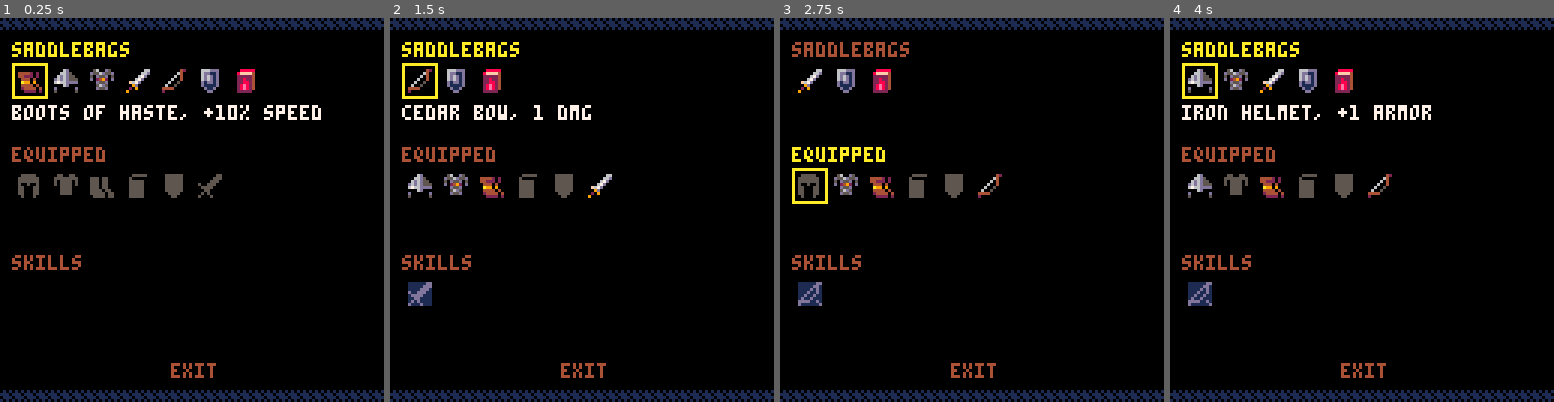
Above: before the commit, frames 1-4 (left to right).
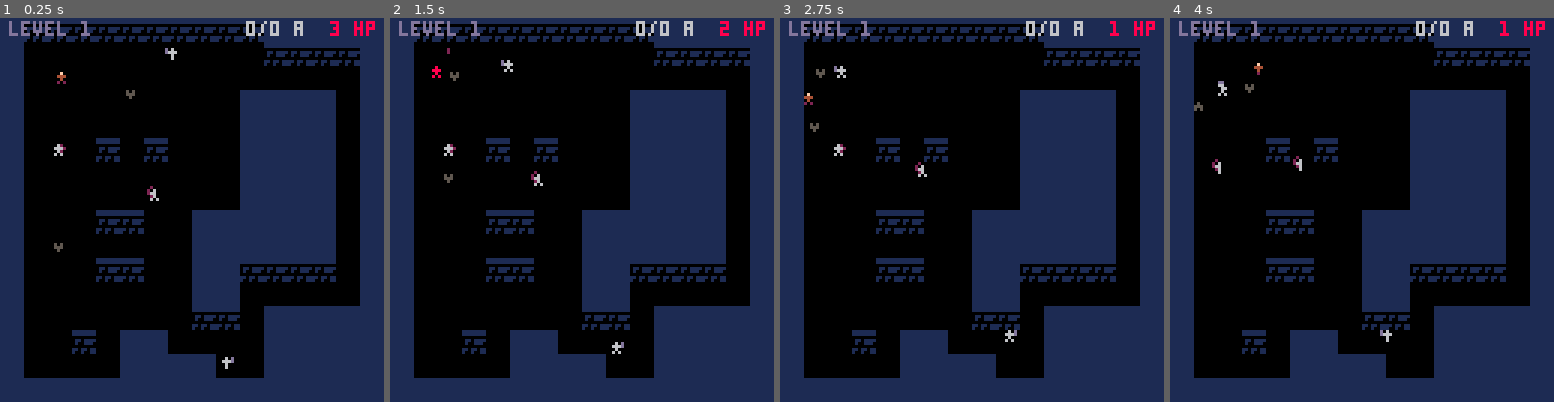
Above: after the commit, the same moments.

Repository: ironchestgames/pico-8-carts
Game: PICO-8 cartridge epicevilender.p8
Same seed, same stepped clock (60 frames per second), same inputs: the game is played once before the commit and once after it.
Inputs:
- Up to frame 1 (0.25 s): no input
- Up to frame 2 (1.5 s): tap O (Z key) at 0.33, 0.7, 1.43 s; tap X (X key) at 1.07 s
- Up to frame 3 (2.75 s): hold Left 1.97-2.37 s; tap X (X key) at 2.07, 2.4, 2.73 s; tap O (Z key) at 2.22 s; hold Down from 2.42 s (still down)
- Up to frame 4 (4 s): release Down at 2.82 s; hold Right 2.87-3.53 s; tap X (X key) at 3.07, 3.4, 3.73 s; tap O (Z key) at 3.1, 3.98 s; hold Up from 3.58 s (still down)

The runs differ from the first frame. In frame 1, 49% of the frame differs, in the area x 0-100%, y 0-100%; in frame 2, 48%; in frame 3, 48%; in frame 4, 49%.

Commit message:
epicevilender - refactor map init and add mapprops

Diff:
--- a/epicevilender.p8
+++ b/epicevilender.p8
@@ -255,6 +255,7 @@
 dungeonthemes={0,3}
 dungeontheme=1 -- 1 tower, 2 cave
 floormap={} -- the current map
+mapprops={} -- static mapprops
 exitdoor={} -- the exitdoor
 actors={} -- actors
 boss=nil -- current boss (if any)
@@ -642,19 +643,130 @@
 })
 
 
-function nextfloor()
- dungeonlevel+=1
- dungeoninit()
-end
-
-curenemyidx=1
-
+-- overworld scene
+function overworldinit()
+ _update60=overworldupdate
+ _draw=overworlddraw
+
+ mapinit(getbasemap())
+end
+
+function overworldupdate()
+ dungeonupdate()
+end
+
+function overworlddraw()
+ dungeondraw()
+end
+…(8 lines of a section not shown)…
+-- dungeon scene
 function dungeoninit()
 
  -- set callbacks
  _update60=dungeonupdate
  _draw=dungeondraw
 
+ dungeonlevel=1
+ mapinit(getbasemap())
+
+end
+
+function getbasemap()
+ local basemap={}
+
+ -- create basemap
+ local getnewdeltaangle=function()
+  local angles={-0.25,0.25}
+  return angles[flr(rnd(#angles)+1)]
+ end
+
+ for _y=0,15 do
+  basemap[_y]={}
+  for _x=0,16 do
+   basemap[_y][_x]=1
+  end
+ end
+
+ local avatarx=flr(rnd(14))+1
+ local avatary=flr(rnd(14))+1
+
+ if avatar != nil then
+  avatarx=mid(2,flr(avatar.x/8),14)
+  avatary=mid(2,flr(avatar.y/8),14)
+ end
+
+ local curx=avatarx
+ local cury=avatary
+ local angle=0
+ local steps=500
+ local stepcount=steps
+ local enemycount=10
+ local enemytypes={5,6,7}
+ local enemies={}
+
+ while stepcount > 0 do
+
+  local nextx=curx+cos(angle)
+  local nexty=cury+sin(angle)
+
+  if flr(rnd(3)) == 0 or
+     nextx <= 0 or
+     nextx > 14 or
+     nexty <= 0 or
+     nexty > 14 then
+   angle+=getnewdeltaangle()
+  elseif stepcount != 0 and stepcount % (steps / enemycount) == 0 then
+   add(enemies,{
+    x=curx,
+    y=cury,
+    typ=enemytypes[flr(rnd(#enemytypes)+1)],
+   })
+  else
+   curx=nextx
+   cury=nexty
+   basemap[cury][curx]=0
+  end
+  stepcount-=1
+ end
+
+ -- enemies
+ for enemy in all(enemies) do
+  basemap[enemy.y][enemy.x]=enemy.typ
+ end
+
+ -- add boss on every 5 levels
+ if dungeonlevel % 5 == 0 then
+  local enemy=enemies[#enemies]
+  basemap[enemy.y][enemy.x]=8
+ end
+
+ -- exitdoor
+ basemap[cury][curx]=2
+
+ -- avatar
+ basemap[avatary][avatarx]=15
+
+ return basemap
+end
+
+function nextfloor()
+ dungeonlevel+=1
+
+ mapinit(getbasemap())
+end
+
+curenemyidx=1
+
+function mapinit(basemap)
+
+ -- start map music
  playmusic(0)
 
  -- reset vars
@@ -663,86 +775,10 @@
 
  -- reset collections
  floormap={}
+ mapprops=basemap.mapprops
  actors={}
  attacks={}
  pemitters={}
-
- local basemap={}
-
- -- create basemap
- do
-  local getnewdeltaangle=function()
-   local angles={-0.25,0.25}
-   return angles[flr(rnd(#angles)+1)]
-  end
-
-  for _y=0,15 do
-   basemap[_y]={}
-   for _x=0,16 do
-    basemap[_y][_x]=1
-   end
-  end
-
-  local avatarx=flr(rnd(14))+1
-  local avatary=flr(rnd(14))+1
-
-  if avatar != nil then
-   avatarx=mid(2,flr(avatar.x/8),14)
-   avatary=mid(2,flr(avatar.y/8),14)
-  end
-
-  local curx=avatarx
-  local cury=avatary
-  local angle=0
-  local steps=500
-  local stepcount=steps
-  local enemycount=10
-  local enemytypes={5,6,7}
-  local enemies={}
-
-  while stepcount > 0 do
-
-   local nextx=curx+cos(angle)
-   local nexty=cury+sin(angle)
-
-   if flr(rnd(3)) == 0 or
-      nextx <= 0 or
-      nextx > 14 or
-      nexty <= 0 or
-      nexty > 14 then
-    angle+=getnewdeltaangle()
-   elseif stepcount != 0 and stepcount % (steps / enemycount) == 0 then
-    add(enemies,{
-     x=curx,
-     y=cury,
-     typ=enemytypes[flr(rnd(#enemytypes)+1)],
-    })
-   else
-    curx=nextx
-    cury=nexty
-    basemap[cury][curx]=0
-   end
-   stepcount-=1
-  end
-
-  -- enemies
-  for enemy in all(enemies) do
-   basemap[enemy.y][enemy.x]=enemy.typ
-  end
-
-  -- add boss on every 5 levels
-  if dungeonlevel % 5 == 0 then
-   local enemy=enemies[#enemies]
-   basemap[enemy.y][enemy.x]=8
-  end
-
-  -- exitdoor
-  basemap[cury][curx]=2
-
-  -- avatar
-  basemap[avatary][avatarx]=15
-
- end
 
  -- init floormap and objects
  for _y=0,15 do
@@ -1039,6 +1075,10 @@
     _col=0
    end
 
+   if mapprops and mapprops[_y][_x] != 0 then
+    _col=1
+   end
+
    -- set floormap value
    floormap[_y][_x]=_col
   end
@@ -1795,7 +1835,9 @@
    local mapval=floormap[_y][_x]
    if mapval != 0 then
 
-    if _y == #floormap or floormap[_y+1] and floormap[_y+1][_x] != 0 then
+    if mapprops and mapprops[_y][_x] != 0 then
+     spr(mapprops[_y][_x],_x*8,_y*8)
+    elseif _y == #floormap or floormap[_y+1] and floormap[_y+1][_x] != 0 then
      spr(themeoffset+1,_x*8,_y*8)
     else
      spr(themeoffset+0,_x*8,_y*8)
@@ -2342,7 +2384,7 @@
 
 
 function _init()
- equipinit()
+ overworldinit()
 end
 
 
